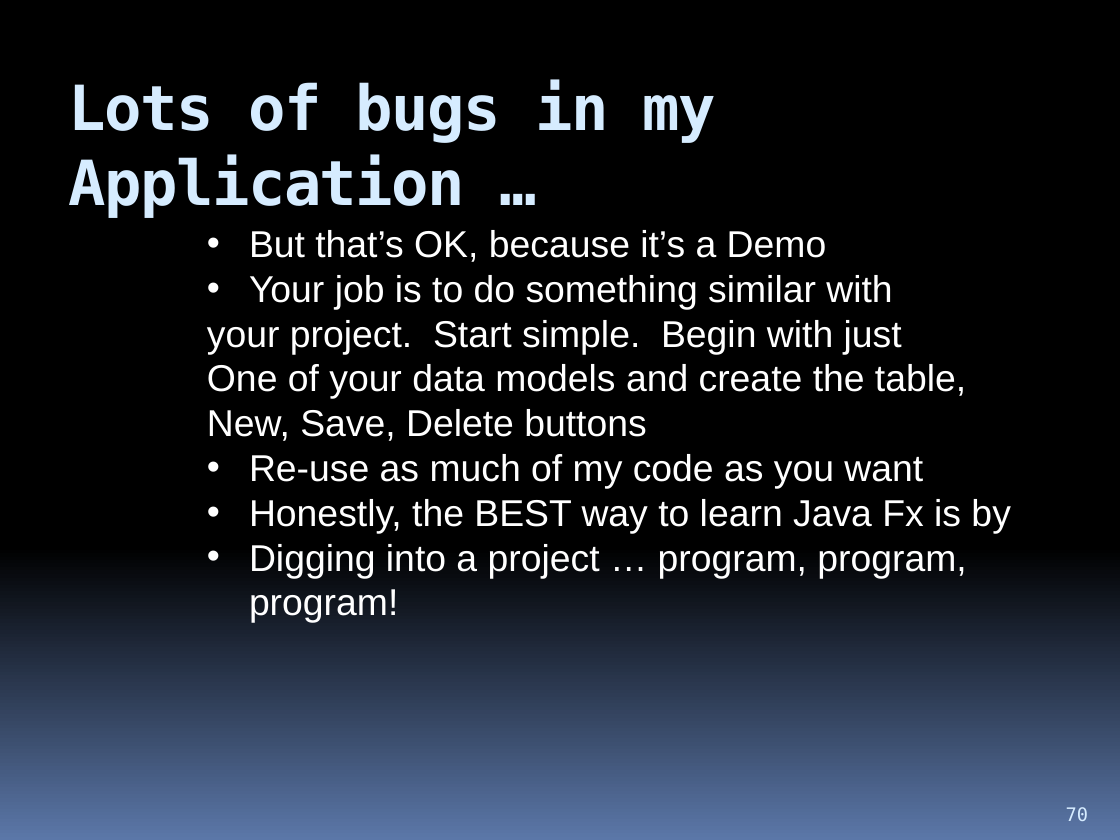
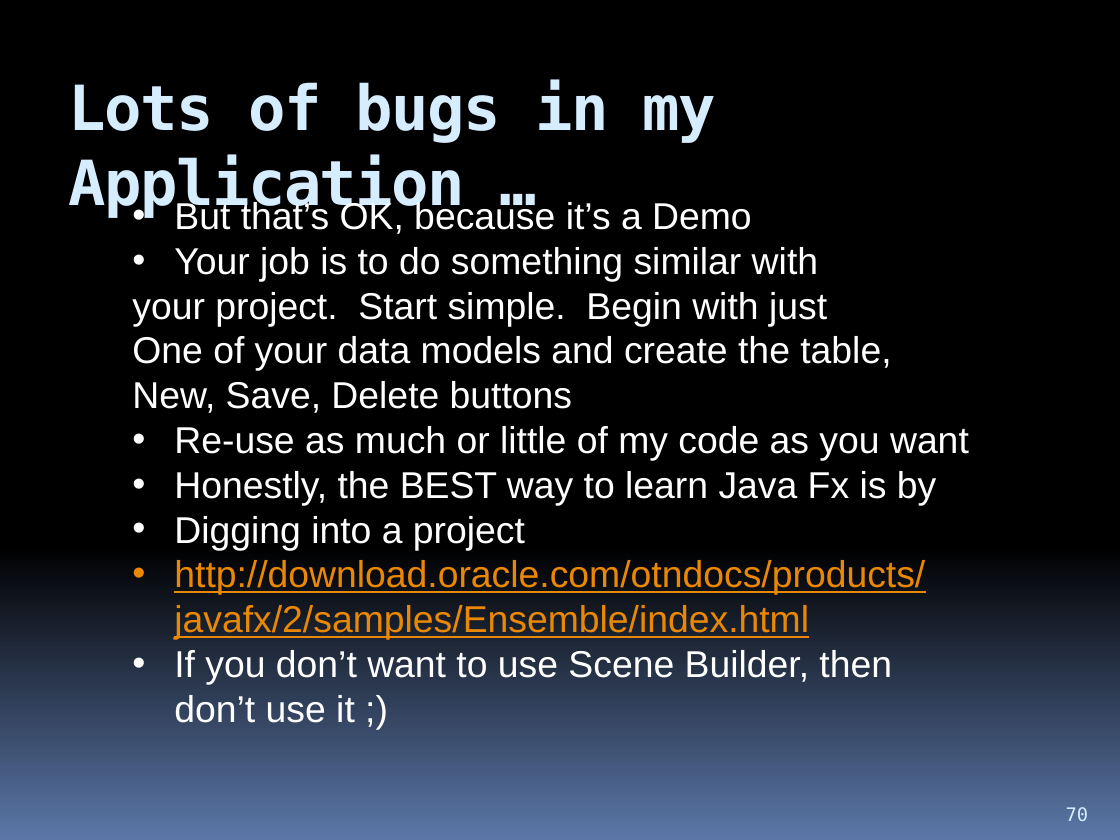
Before and after one commit to hchan/comp2613, a slide deck: slide 70 of coursePresentation.pptx. Drawn at 1120x840 pixels with LibreOffice and Linux fonts; fonts in the diff are those of the drawing. Boxes give left, top, right and bottom in pixels: in the first picture for what was removed or moved away, otherwise in the second. Text is boxed around its words. In the diff, an @@ line names an element or a change of style, - is before the commit and + after.

```diff
--- a/coursePresentation.pptx
+++ b/coursePresentation.pptx
@@ text "But that’s OK, because it’s ..." moved from (x1=207, y1=230, x2=1010, y2=623) to (x1=132, y1=200, x2=969, y2=723) @@
@@ text at (x1=174, y1=426, x2=969, y2=461): text changed @@
-• Re-use as much of my code as you want
+• Re-use as much or little of my code as you want
@@ text at (x1=174, y1=516, x2=925, y2=723): text changed; text colour #FFFFFF to #EB8803 @@
-• Digging into a project … program, program, program!
+• Digging into a project
+• http://download.oracle.com/otndocs/products/javafx/2/samples/Ensemble/index.html
+• If you don’t want to use Scene Builder, then don’t use it ;)
```
Also in this commit, not shown: 4 other slides changed, 3 slides added.
